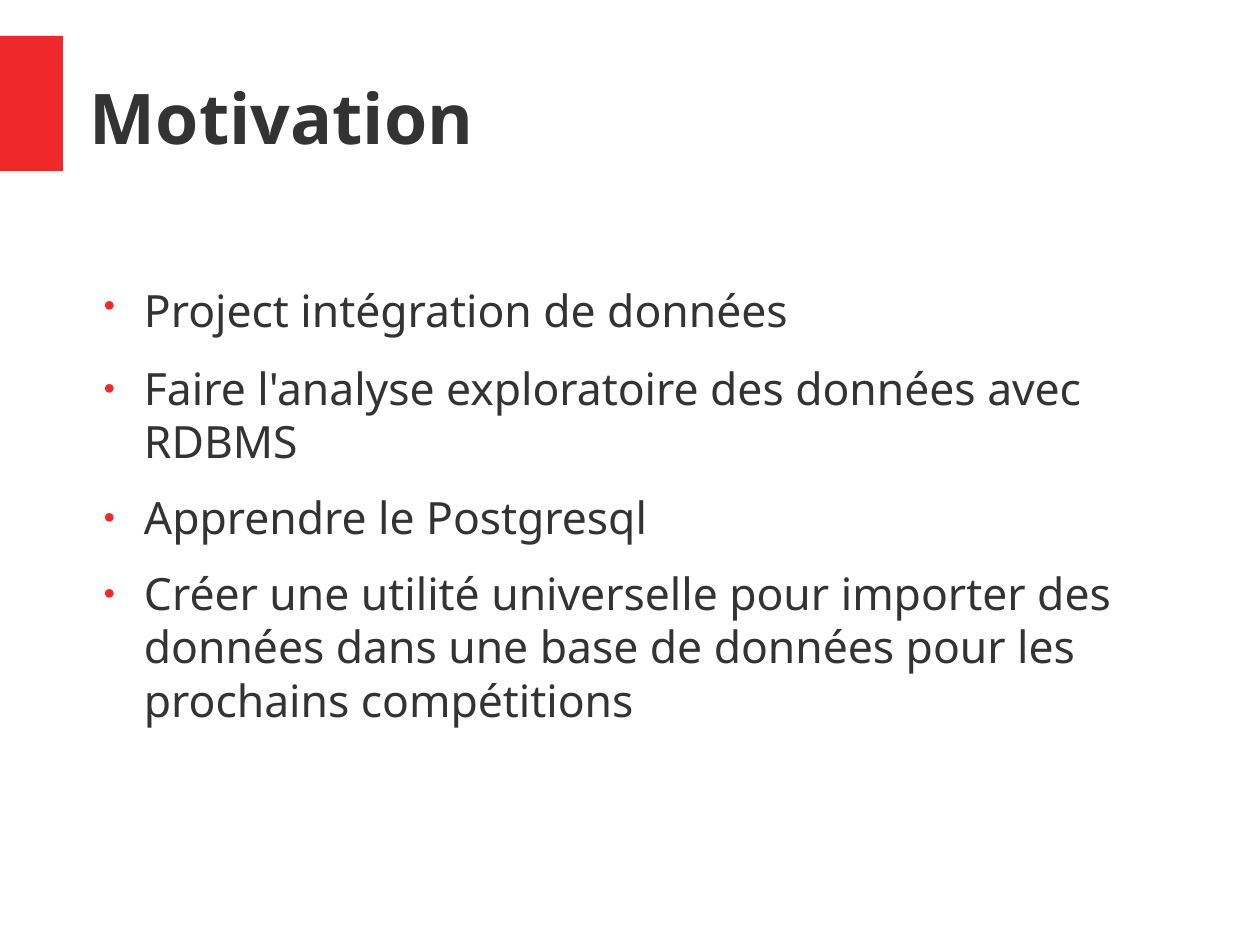
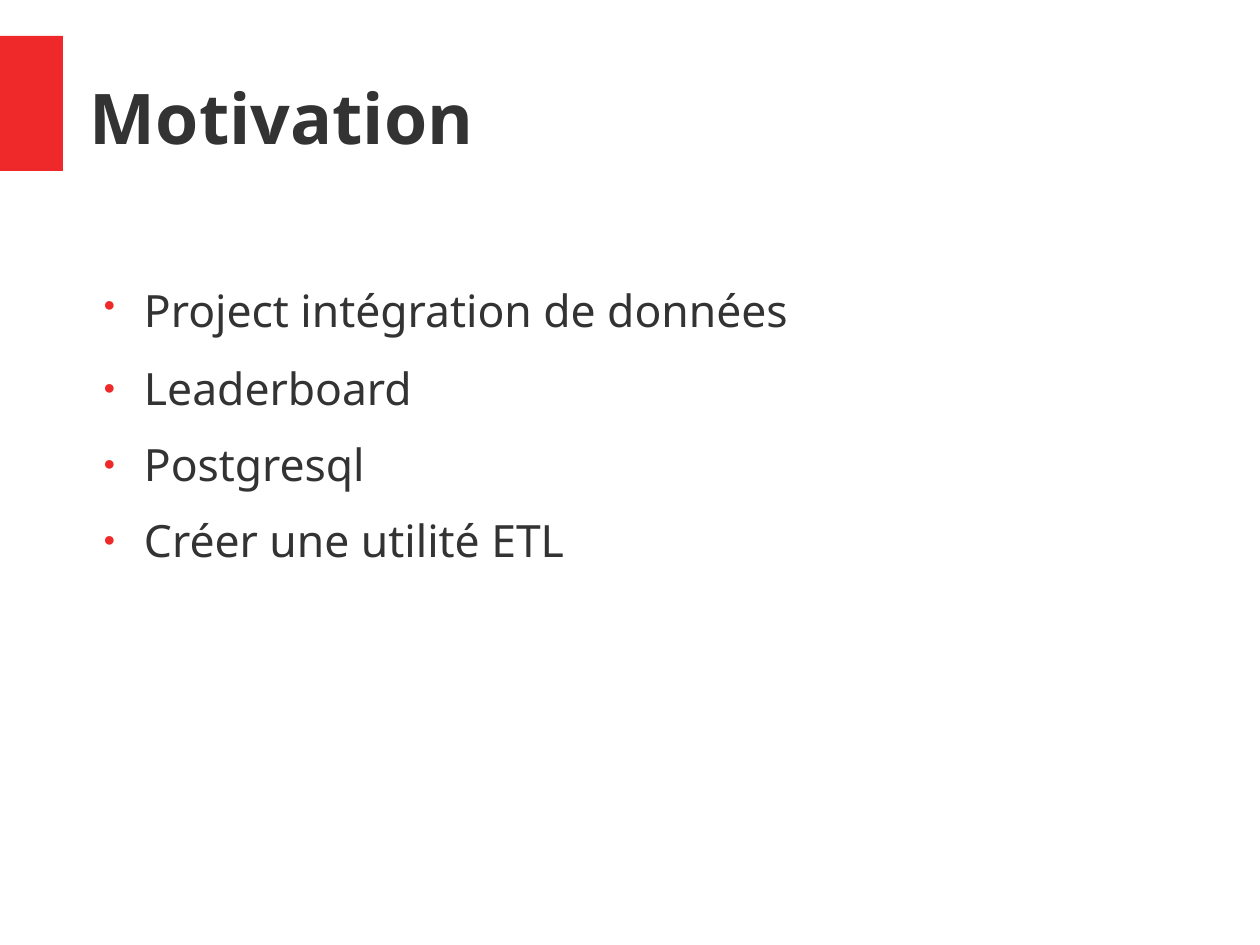
Before and after one commit to konyshev/ecam_ds, a slide deck: slide 5 of IntProj/Slides.odp. Drawn at 1260x945 pixels with LibreOffice and Linux fonts; fonts in the diff are those of the drawing. Boxes give left, top, right and bottom in pixels: in the first picture for what was removed or moved away, otherwise in the second. Text is boxed around its words. In the diff, an @@ line names an element or a change of style, - is before the commit and + after.

```diff
--- a/IntProj/Slides.odp
+++ b/IntProj/Slides.odp
@@ text at (144, 371, 564, 558): text changed @@
-● Faire l'analyse exploratoire des données avec RDBMS
-● Apprendre le Postgresql
-● Créer une utilité universelle pour importer des données dans une base de données pour les prochains compétitions
+● Leaderboard
+● Postgresql
+● Créer une utilité ETL
```
Also in this commit, not shown: 5 other slides changed, 1 slide added, 3 other files.
